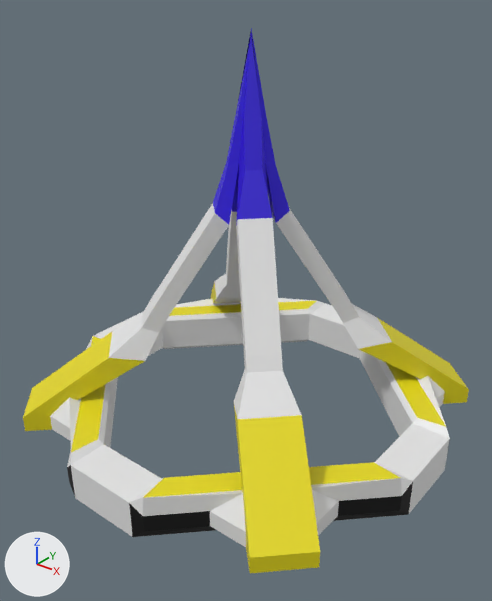
The Blender file devsrc/blender_files/jdeivid/ruina/v3/twirl_melee1.blend, before and after one commit.
Before and after are seen from a 50 mm lens placed at (20.3, -25.7, 21.9), pointed at (0.6, -1.1, 6.6). Arrows for +X, +Y and +Z are at lower left; the lights stay in place. The older version comes first.

The scene before the commit, as lines of its bpy script (objects in view):
```python
me_hand_crest_v1 = bpy.data.meshes.new('hand_crest_v1')
me_hand_crest_v1.from_pydata(...)  # 77 vertices, 75 faces, 4 loose edges; spans x -11.0..0.0, y -11.0..0.0, z -1.2..19.5
# faces by material slot: [12, 44, 8, 11]
me_hand_crest_v1.materials.append(mat_blue)  # blue #3314e7
me_hand_crest_v1.materials.append(mat_glow_inner_001)  # white #e7e7e7
me_hand_crest_v1.materials.append(mat_c_frying_pan_gold)  # yellow #e7da0d
me_hand_crest_v1.materials.append(mat_black)  # black #000000
ob_twirl_melee_1 = bpy.data.objects.new('twirl_melee_1', me_hand_crest_v1)
ob_twirl_melee_1.location = (0.0, 0.0, 0.0)
_m = ob_twirl_melee_1.modifiers.new('Mirror', 'MIRROR')
_m.use_axis = (True, True, False)
_m.use_clip = True
```
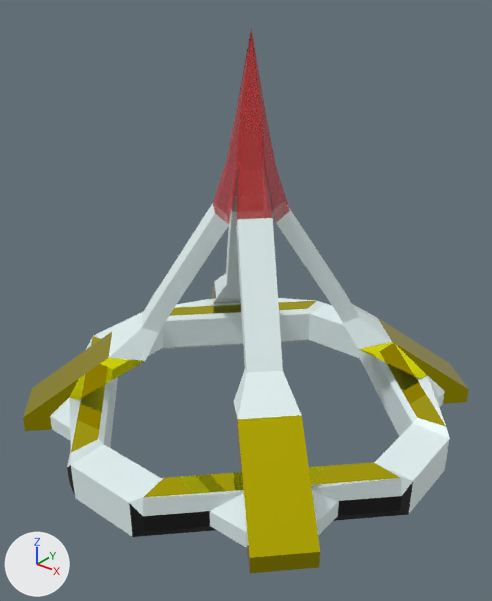
Changed parts and their boxes (x1, y1, x2, y2) in the pictures (492 x 601 px):
'twirl_melee_1', recoloured, surface changed: (23, 195, 469, 573) in both
part 1 of me_hand_crest_v1, recoloured (blue): before (213, 29, 290, 226)
part 2 of me_hand_crest_v1, recoloured: before (50, 203, 450, 547); after (50, 195, 450, 547)
part 3 of me_hand_crest_v1, surface changed: before (50, 203, 450, 547); after (50, 195, 450, 547)

Diff of the bpy script that builds the scene:
```diff
--- a/devsrc/blender_files/jdeivid/ruina/v3/twirl_melee1.blend.py
+++ b/devsrc/blender_files/jdeivid/ruina/v3/twirl_melee1.blend.py
@@ img_painted_wood_01_png @@
+img_painted_wood_01_png = load_image('painted_wood_01.png', '../painted_wood_01.png', 512, 512, 'sRGB')
@@ img_c_invasion_wrangler_laser_png @@
+img_c_invasion_wrangler_laser_png = load_image('c_invasion_wrangler_laser.png', '../c_invasion_wrangler_laser.png', 16, 16, 'sRGB')
@@ mat_painted_wood_01 @@
+mat_painted_wood_01 = principled_material('painted_wood_01')
+mat_painted_wood_01.texture = img_painted_wood_01_png  # with its transparency
@@ mat_gold_player @@
+mat_gold_player = principled_material('gold_player')
+mat_gold_player.base_color = (0.8, 0.699, 0.00414)  # yellow #e7da0d
+mat_gold_player.metallic = 1.0
+mat_gold_player.roughness = 0.0
@@ mat_c_invasion_wrangler_laser @@
+mat_c_invasion_wrangler_laser = principled_material('c_invasion_wrangler_laser')
+mat_c_invasion_wrangler_laser.texture = img_c_invasion_wrangler_laser_png  # with its transparency
@@ me_hand_crest_v1 @@
 me_hand_crest_v1.from_pydata(...)  # 77 vertices, 75 faces, 4 loose edges; spans x -11.0..0.0, y -11.0..0.0, z -1.2..19.5
 # used by ob_twirl_melee_1; location = (0.0, 0.0, 0.0)
-me_hand_crest_v1.materials.append(mat_c_frying_pan_gold)  # yellow #e7da0d
+# me_hand_crest_v1 part 1: all 12 faces that had it switch from mat_blue (blue #3314e7) to mat_c_invasion_wrangler_laser (picture img_c_invasion_wrangler_laser_png)
+# me_hand_crest_v1 part 2: all 44 faces that had it switch from mat_glow_inner_001 (white #e7e7e7) to mat_painted_wood_01 (picture img_painted_wood_01_png)
+# me_hand_crest_v1 part 3: texture (UV) coordinates of 44 of 75 faces, centred in x -11.0..0.0, y -11.0..0.0, z -1.1..8.5, changed; they spanned u -1.13..1.89, v -1.0..2.0 and now span u 0.3..0.3, v 0.54..0.54
 me_hand_crest_v1.materials.append(mat_black)
+me_hand_crest_v1.materials.append(mat_gold_player)  # yellow #e7da0d
```
